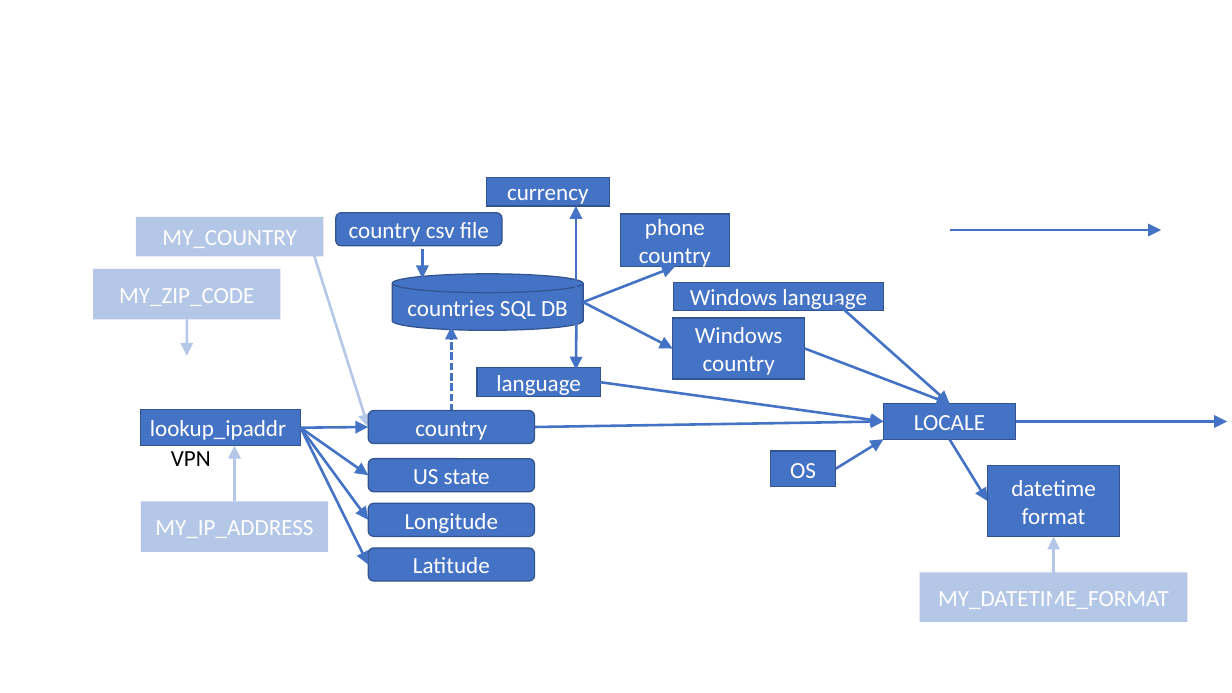
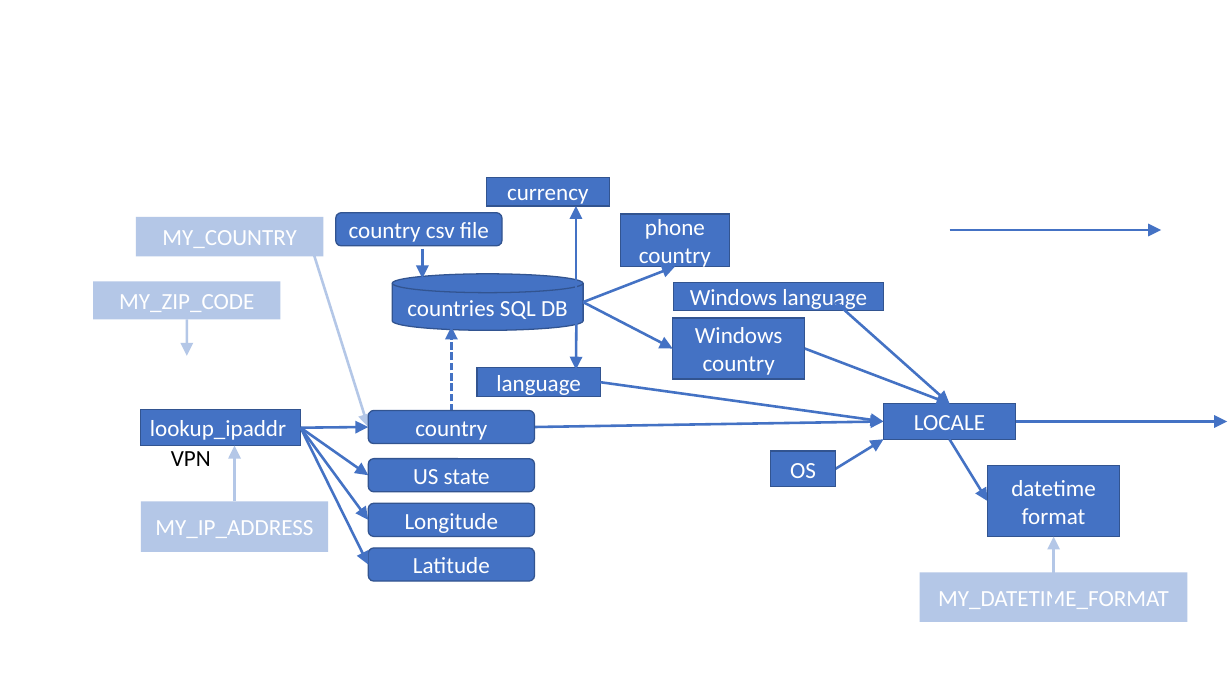
Before and after one commit to wilsonmar/python-samples, a slide deck: slide 1 of python-samples.pptx. Drawn at 1232x693 pixels with LibreOffice and Linux fonts; fonts in the diff are those of the drawing. Boxes give left, top, right and bottom in pixels: in the first picture for what was removed or moved away, otherwise in the second. Text is boxed around its words. In the diff, an @@ line names an element or a change of style, - is before the commit and + after.

```diff
--- a/python-samples.pptx
+++ b/python-samples.pptx
@@ rectangle "MY_ZIP_CODE": place and size @@
-rectangle "MY_ZIP_CODE" at [93,269,281,320]
+rectangle "MY_ZIP_CODE" at [93,281,281,319]
```
Also in this commit, not shown: 1 slide added, 4 other files.
